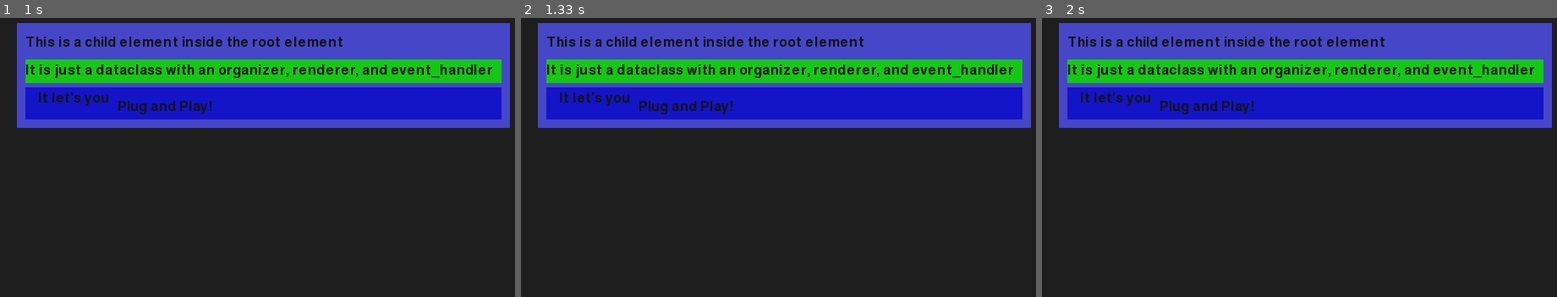
Above: before the commit, frames 1-3 (left to right).
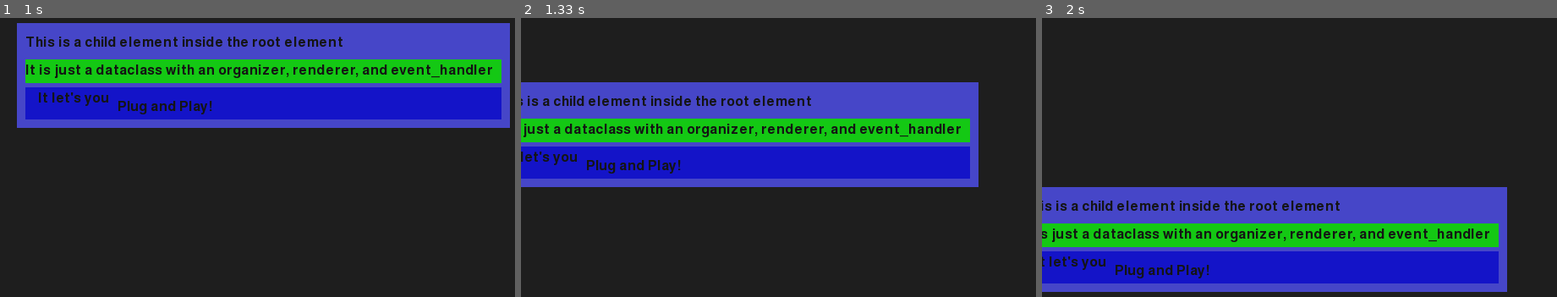
Above: after the commit, the same moments.

Repository: BradleyPleasant/PygameGUI
Game: pygame game, started from Dynamic Playground.py
Same seed, same stepped clock (60 frames per second), same inputs: the game is played once before the commit and once after it.
Inputs (mouse positions are in pixels of both pictures, inside the frame that each line leads up to):
- Up to frame 1 (1 s): press the mouse at (262, 76) at 0.37 s; move the mouse to (195, 129) at 0.47 s; release the mouse at (128, 182) at 0.6 s; click (437, 82) at 0.72 s
- Up to frame 2 (1.33 s): press the mouse at (958, 82) at 1.03 s; move the mouse to (933, 112) at 1.13 s; release the mouse at (907, 143) at 1.27 s
- Up to frame 3 (2 s): press the mouse at (1479, 82) at 1.37 s; move the mouse to (1484, 135) at 1.47 s; release the mouse at (1484, 188) at 1.6 s

Frame 1 is identical in both runs. In frame 2, 51% of the frame differs, in the area x 0-100%, y 1-61%; in frame 3, 66%, in the area x 0-100%, y 1-99%.

Commit message:
V0.1 Core UI Framework rewrite completed

Diff:
--- a/Dynamic Playground.py
+++ b/Dynamic Playground.py
@@ -1,4 +1,5 @@
 from DynamicUI import *
+from DynamicUI.Objects.Draggable import DraggableInputHandler
 from DynamicUI.Objects.Label import LabelRenderer, LabelInputHandler
 from DynamicUI.Objects.Button import ButtonInputHandler
 
@@ -7,23 +8,20 @@
 
 
 root = Element(
-    manager=None,
     organizer=VerticalOrganizer(element_padding=10, children_padding=5),
     renderer=Renderer(background_color=(70, 70, 200)),
-    input_handler=None,
+    input_handler=DraggableInputHandler(),
     rect=(20, 20, 0, 0)
 )
 
 child1 = Element(
-    manager=None,
     organizer=VerticalOrganizer(element_padding=5, children_padding=5),
     renderer=LabelRenderer(text = "This is a child element inside the root element"),
-    input_handler=LabelInputHandler(),
+    input_handler=None,
     parent=root,
     rect=(0, 0, 0, 0)
 )
 child2 = Element(
-    manager=None,
     organizer=VerticalOrganizer(element_padding=5, children_padding=5),
     renderer=LabelRenderer(text = "It is just a dataclass with an organizer, renderer, and event_handler", background_color=(20, 200, 20)),
     input_handler=ButtonInputHandler(),
@@ -31,21 +29,18 @@
     rect=(0, 0, 0, 0)
 )
 child3 = Element(
-    manager=None,
     organizer=HorizontalOrganizer(element_padding=5, children_padding=5),
     renderer=Renderer(background_color=(20, 20, 200)),
     input_handler=None,
     parent=root,
     rect=(0, 0, 0, 0)
 ); child4 = Element(
-    manager=None,
     organizer=VerticalOrganizer(element_padding=5, children_padding=5),
     renderer=LabelRenderer(text="It let's you", anchor = "topright"),
     input_handler=LabelInputHandler(),
     parent=child3,
     rect=(0, 0, 0, 0)
 ); child5 = Element(
-    manager=None,
     organizer=VerticalOrganizer(element_padding=5, children_padding=5),
     renderer=LabelRenderer(text="Plug and Play!", anchor="midbottom"),
     input_handler=LabelInputHandler(),
--- a/DynamicUI/Element.py
+++ b/DynamicUI/Element.py
@@ -4,8 +4,9 @@
 class Element:  # Entity in ECS - decided to use UI term Element as this is a UI library
     UID_COUNTER = 0
     ELEMENTS = {}
+    app = None
 
-    def __init__(self, manager, organizer, renderer, input_handler,
+    def __init__(self, organizer, renderer, input_handler,
                  parent:"Element | None" = None, rect = None) -> None:
         """
         The Base Class for all UI Elements.
@@ -18,14 +19,13 @@
 
         - sets root element reference
 
-        :param manager: Manager
+        :param app: Manager
         :param parent: UIElement | None
         :param layout_handler: LayoutHandler
         :param graphics_handler: GraphicsHandler
         :param input_handler: InputHandler
         """
         self.rect = FRect(rect) if rect else FRect(0, 0, 0, 0)  # must be between the minimum and maximum bounds
-        self.manager = manager
         self.uid = Element.UID_COUNTER
         Element.UID_COUNTER += 1  # increment the counter for next UID
         self.children = []
--- /dev/null
+++ b/DynamicUI/Objects/Draggable.py
@@ -0,0 +1,14 @@
+from .. import Element, Renderer, InputHandler
+from pygame import Font, Event, Surface, SRCALPHA, MOUSEBUTTONUP, MOUSEBUTTONDOWN, MOUSEMOTION
+
+
+class DraggableInputHandler(InputHandler):
+    def handle_event(self, event: Event, element: Element) -> None:
+        if event.type == MOUSEBUTTONDOWN:
+            element.app.dragging = element
+        elif event.type == MOUSEBUTTONUP:
+            element.app.dragging = None
+        elif event.type == MOUSEMOTION:
+            if element.app.dragging is element:
+                element.rect.x += event.rel[0]
+                element.rect.y += event.rel[1]
--- a/DynamicUI/__init__.py
+++ b/DynamicUI/__init__.py
@@ -16,7 +16,9 @@
         self.elements = list()
         self.running = True
         self.selected = None
+        self.dragging = None
         self.clock = pygame.time.Clock()
+        Element.app = self
 
     def add_element(self, element: Element):
         self.elements.append(element)
@@ -33,6 +35,7 @@
 
     def run(self) -> None:
         while self.running:
+            mouse_up_handled = set()
             for event in pygame.event.get():
                 if event.type == pygame.QUIT:
                     self.running = False
@@ -46,6 +49,17 @@
                 if event.type == pygame.MOUSEBUTTONUP:
                     if lowest := self.get_lowest_selectable_child(event.pos):
                         lowest.input_handler.handle_event(event, lowest)
+                        mouse_up_handled.add(lowest)
+
+                    if self.selected not in mouse_up_handled:
+                        if self.selected:
+                            self.selected.input_handler.handle_event(event, self.selected)
+                            mouse_up_handled.add(self.selected)
+
+                if event.type == pygame.MOUSEMOTION:
+                    if self.dragging:
+                        self.dragging.input_handler.handle_event(event, self.dragging)
+
 
 
                 if event.type == pygame.KEYDOWN:
Not shown, changed: TODO.txt
